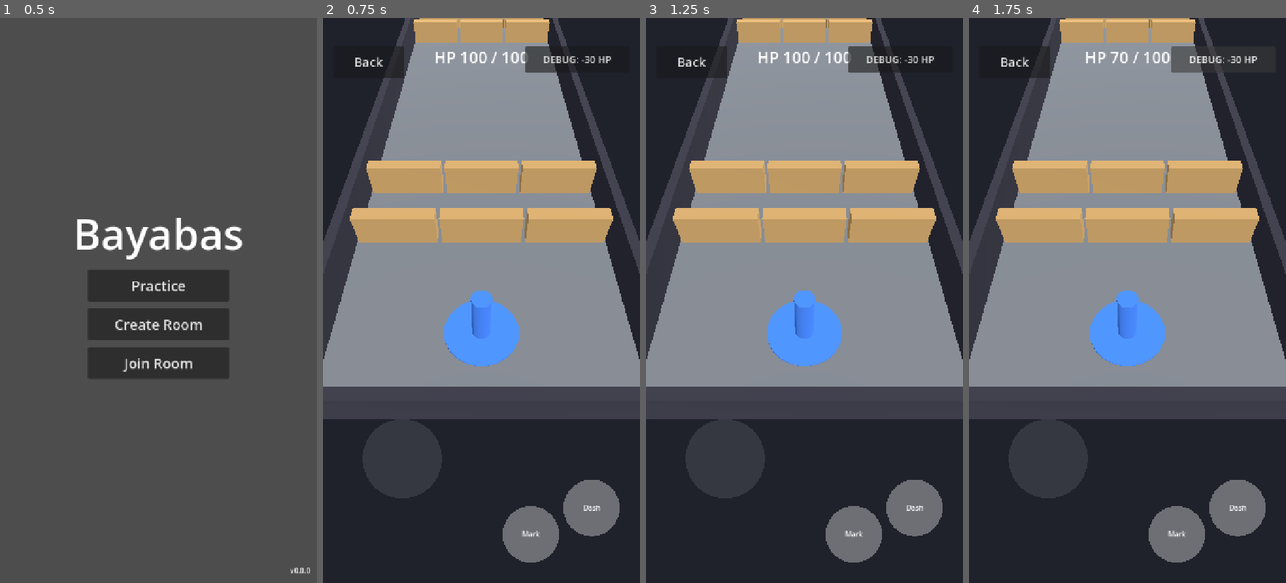
Above: before the commit, frames 1-4 (left to right).
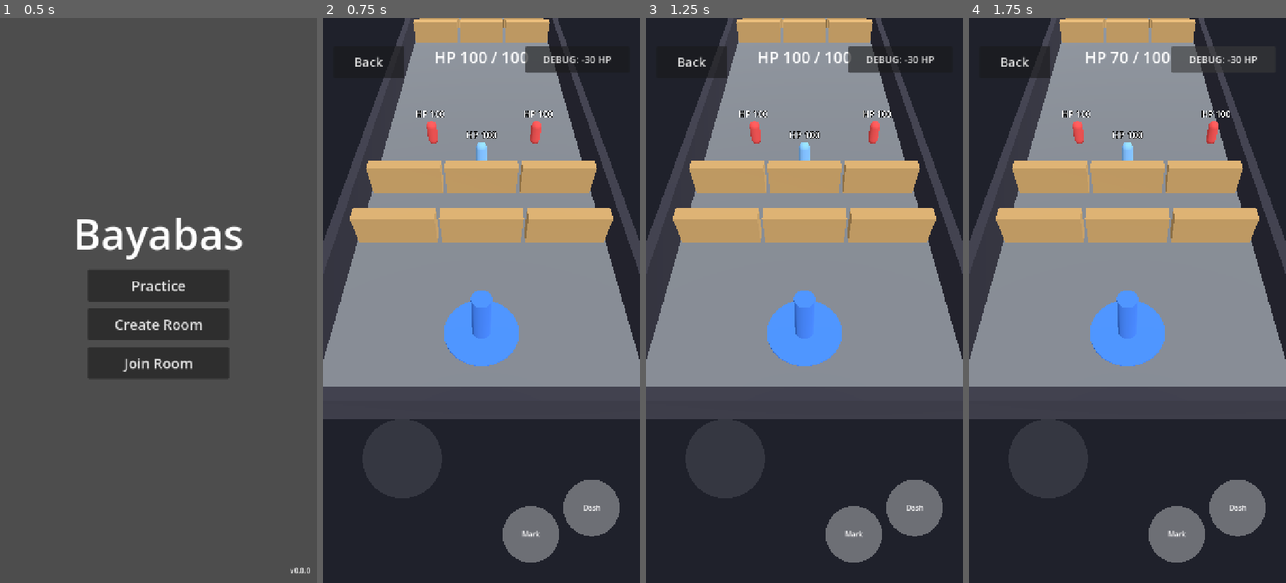
Above: after the commit, the same moments.

Repository: earl-gh/bayabas
Game: Godot game, scene res://scenes/ui/title_screen.tscn
The game is run twice, just before and just after one commit, with the same random seed, the same clock (stepped at 60 frames per second) and the same inputs.
Inputs:
- Up to frame 1 (0.5 s): no input
- Up to frame 2 (0.75 s): click "Practice" at 0.5 s
- Up to frame 3 (1.25 s): no input
- Up to frame 4 (1.75 s): click "DEBUG: -30 HP" at 1.25 s

Frame 1 is identical in both runs. In frame 2, 0.6% of the frame differs, in the area x 29-73%, y 16-26%; in frame 3, 0.6%; in frame 4, 0.6%.

Commit message:
feat(practice): dummies, ally dummy, gray HP HUD and locked skill buttons; docs for death delay and no basic attack
Co-Authored-By: Claude Sonnet 5.5 <noreply@anthropic.com>
Claude-Session: https://claude.ai/code/session_01Vpde5vHZTWw1h4wGUTJzwu

Diff:
--- a/scenes/match/practice.tscn
+++ b/scenes/match/practice.tscn
@@ -67,6 +67,19 @@
 horizontal_alignment = 1
 vertical_alignment = 1
 
+[node name="DelayLabel" type="Label" parent="Controls"]
+unique_name_in_owner = true
+visible = false
+anchors_preset = 10
+anchor_right = 1.0
+offset_top = 116.0
+offset_bottom = 232.0
+grow_horizontal = 2
+theme_override_font_sizes/font_size = 28
+text = "DOWN! Touch a teammate or
+your base post to get up"
+horizontal_alignment = 1
+
 [node name="DashButton" type="Control" parent="Controls"]
 unique_name_in_owner = true
 layout_mode = 3
--- a/scripts/ui/touch_button.gd
+++ b/scripts/ui/touch_button.gd
@@ -22,6 +22,9 @@
 ## 1.0 = just used, 0.0 = ready.
 var cooldown_fraction: float = 0.0
 
+## While locked (e.g. skills off in the death delay) the button is dimmed and ignores presses.
+var locked: bool = false
+
 var _pointer: int = NO_POINTER
 
 
@@ -40,11 +43,17 @@
 		queue_redraw()
 
 
+func set_locked(value: bool) -> void:
+	if value != locked:
+		locked = value
+		queue_redraw()
+
+
 func _input(event: InputEvent) -> void:
 	if event is InputEventScreenTouch:
 		var touch: InputEventScreenTouch = event as InputEventScreenTouch
 		if touch.pressed:
-			if _pointer == NO_POINTER and _hit(touch.position):
+			if _pointer == NO_POINTER and not locked and _hit(touch.position):
 				_pointer = touch.index
 				pressed.emit()
 		elif touch.index == _pointer:
@@ -54,7 +63,7 @@
 		if click.device == InputEvent.DEVICE_ID_EMULATION or click.button_index != MOUSE_BUTTON_LEFT:
 			return
 		if click.pressed:
-			if _pointer == NO_POINTER and _hit(click.position):
+			if _pointer == NO_POINTER and not locked and _hit(click.position):
 				_pointer = MOUSE_POINTER
 				pressed.emit()
 		elif _pointer == MOUSE_POINTER:
@@ -65,6 +74,8 @@
 	var center: Vector2 = size / 2.0
 	var radius: float = minf(size.x, size.y) / 2.0
 	draw_circle(center, radius, READY_COLOR)
+	if locked:
+		draw_circle(center, radius, COOLDOWN_COLOR)
 	if cooldown_fraction > 0.0:
 		draw_circle(center, radius, COOLDOWN_COLOR)
 		draw_arc(center, radius - ARC_WIDTH, -PI / 2.0, -PI / 2.0 + TAU * cooldown_fraction, ARC_POINTS, ARC_COLOR, ARC_WIDTH)
--- a/scripts/view/practice_match.gd
+++ b/scripts/view/practice_match.gd
@@ -5,10 +5,19 @@
 
 const LOCAL_ID: int = 1
 const LOCAL_TEAM: int = 0
+const ENEMY_STAND_ID: int = 2
+const ENEMY_PATROL_ID: int = 3
+const ALLY_ID: int = 4
 const MAX_STEPS_PER_FRAME: int = 8
 const PLAYER_HEIGHT: float = 1.8
+const TAG_HEIGHT: float = 2.4
+const TAG_PIXEL_SIZE: float = 0.012
+const TAG_FONT_SIZE: int = 56
 ## Practice-only: the debug button stands in for enemy damage until weapons exist.
 const DEBUG_DAMAGE: int = 30
+const ALLY_COLOR: Color = Color(0.5, 0.75, 1.0)
+const DELAY_COLOR: Color = Color(0.62, 0.62, 0.66)
+const HP_TEXT_COLOR: Color = Color(1.0, 1.0, 1.0)
 
 @export var rules: GameRules
 @export var layout: MapLayout
@@ -18,13 +27,17 @@
 var _accumulator: float = 0.0
 var _stick: Vector2 = Vector2.ZERO
 var _pending_buttons: int = 0
-var _player_view: MeshInstance3D
+var _views: Dictionary[int, MeshInstance3D] = {}
+var _materials: Dictionary[int, StandardMaterial3D] = {}
+var _base_colors: Dictionary[int, Color] = {}
+var _tags: Dictionary[int, Label3D] = {}
 
 @onready var _camera: FollowCamera = %FollowCamera
 @onready var _joystick: VirtualJoystick = %Joystick
 @onready var _actors: Node3D = %Actors
 @onready var _hp_label: Label = %HpLabel
 @onready var _respawn_label: Label = %RespawnLabel
+@onready var _delay_label: Label = %DelayLabel
 @onready var _dash_button: TouchButton = %DashButton
 @onready var _bookmark_button: TouchButton = %BookmarkButton
 @onready var _hurt_button: Button = %HurtButton
@@ -33,8 +46,14 @@
 func _ready() -> void:
 	sim = MatchSim.new(rules, layout, Time.get_ticks_usec())
 	sim.add_player(LOCAL_ID, LOCAL_TEAM)
-	_player_view = _make_player_view()
-	_actors.add_child(_player_view)
+	sim.add_dummy(ENEMY_STAND_ID, 1, Vector2(rules.dummy_stand_x, rules.dummy_z), DummyBrain.standing())
+	var patrol: DummyBrain = DummyBrain.patrolling(
+		rules.dummy_patrol_x, rules.dummy_patrol_range, rules.dummy_patrol_speed_scale
+	)
+	sim.add_dummy(ENEMY_PATROL_ID, 1, Vector2(rules.dummy_patrol_x, rules.dummy_z), patrol)
+	sim.add_dummy(ALLY_ID, LOCAL_TEAM, Vector2(rules.dummy_ally_x, rules.dummy_ally_z), DummyBrain.standing())
+	for id: int in sim.players:
+		_make_actor_view(sim.players[id])
 	_joystick.changed.connect(set_stick)
 	_dash_button.pressed.connect(press_skill.bind(PlayerInput.BTN_DASH))
 	_bookmark_button.pressed.connect(press_skill.bind(PlayerInput.BTN_BOOKMARK))
@@ -85,24 +104,62 @@
 
 
 func _sync_views() -> void:
+	for id: int in sim.players:
+		_sync_actor(sim.players[id])
 	var player: PlayerState = sim.players[LOCAL_ID]
-	_player_view.position = Vector3(player.position.x, PLAYER_HEIGHT / 2.0, player.position.y)
-	_player_view.visible = player.alive
-	_hp_label.text = "HP %d / %d" % [player.hp, rules.player_max_hp]
-	_respawn_label.visible = not player.alive
-	_respawn_label.text = "Respawning in %d" % ceili(player.respawn_time_left)
-	_dash_button.set_cooldown(player.dash_cooldown_left, rules.dash_cooldown)
-	_bookmark_button.set_cooldown(player.bookmark_cooldown_left, rules.bookmark_cooldown)
+	_sync_hud(player)
 	_camera.follow(player.position, player.team != 0)
 
 
-func _make_player_view() -> MeshInstance3D:
+func _sync_actor(state: PlayerState) -> void:
+	var view: MeshInstance3D = _views[state.id]
+	view.position = Vector3(state.position.x, PLAYER_HEIGHT / 2.0, state.position.y)
+	view.visible = state.alive
+	_materials[state.id].albedo_color = DELAY_COLOR if state.death_delay else _base_colors[state.id]
+	if state.id != LOCAL_ID:
+		var tag: Label3D = _tags[state.id]
+		tag.text = "GRAY %d" % ceili(state.gray_hp) if state.death_delay else "HP %d" % state.hp
+
+
+func _sync_hud(player: PlayerState) -> void:
+	if player.death_delay:
+		_hp_label.text = "HP 0   GRAY %d" % ceili(player.gray_hp)
+		_hp_label.add_theme_color_override("font_color", DELAY_COLOR)
+	else:
+		_hp_label.text = "HP %d / %d" % [player.hp, rules.player_max_hp]
+		_hp_label.add_theme_color_override("font_color", HP_TEXT_COLOR)
+	_delay_label.visible = player.death_delay
+	_respawn_label.visible = not player.alive
+	_respawn_label.text = "Respawning in %d" % ceili(player.respawn_time_left)
+	_dash_button.set_locked(player.death_delay)
+	_bookmark_button.set_locked(player.death_delay)
+	_dash_button.set_cooldown(player.dash_cooldown_left, rules.dash_cooldown)
+	_bookmark_button.set_cooldown(player.bookmark_cooldown_left, rules.bookmark_cooldown)
+
+
+func _make_actor_view(state: PlayerState) -> void:
+	var color: Color = GreyboxMap.ENEMY_COLOR
+	if state.id == LOCAL_ID:
+		color = GreyboxMap.OWN_COLOR
+	elif state.team == LOCAL_TEAM:
+		color = ALLY_COLOR
 	var mesh: CapsuleMesh = CapsuleMesh.new()
 	mesh.radius = rules.player_radius
 	mesh.height = PLAYER_HEIGHT
 	var material: StandardMaterial3D = StandardMaterial3D.new()
-	material.albedo_color = GreyboxMap.OWN_COLOR
+	material.albedo_color = color
 	mesh.material = material
 	var view: MeshInstance3D = MeshInstance3D.new()
 	view.mesh = mesh
-	return view
+	_actors.add_child(view)
+	_views[state.id] = view
+	_materials[state.id] = material
+	_base_colors[state.id] = color
+	if state.id != LOCAL_ID:
+		var tag: Label3D = Label3D.new()
+		tag.billboard = BaseMaterial3D.BILLBOARD_ENABLED
+		tag.pixel_size = TAG_PIXEL_SIZE
+		tag.font_size = TAG_FONT_SIZE
+		tag.position = Vector3(0.0, TAG_HEIGHT - PLAYER_HEIGHT / 2.0, 0.0)
+		view.add_child(tag)
+		_tags[state.id] = tag
--- a/tests/unit/test_practice_match.gd
+++ b/tests/unit/test_practice_match.gd
@@ -64,12 +64,59 @@
 	assert_eq(label.text, "HP 70 / 100")
 
 
-func test_death_hides_the_player_and_shows_the_respawn_timer_then_recovers() -> void:
+func test_zero_hp_starts_the_death_delay_with_gray_hp_and_locked_skills() -> void:
+	var practice: PracticeMatch = _practice()
+	practice.sim.players[PracticeMatch.LOCAL_ID].position = Vector2(0.0, 0.0)
+	practice.hurt_local(100)
+	assert_eq((practice.get_node("%HpLabel") as Label).text, "HP 0   GRAY 50")
+	assert_true((practice.get_node("%DelayLabel") as Label).visible)
+	assert_false((practice.get_node("%RespawnLabel") as Label).visible)
+	assert_true((practice.get_node("%Actors").get_child(0) as Node3D).visible, "still on their feet")
+	assert_true((practice.get_node("%DashButton") as TouchButton).locked)
+	assert_true((practice.get_node("%BookmarkButton") as TouchButton).locked)
+
+
+func test_skill_presses_do_nothing_in_the_death_delay() -> void:
+	var practice: PracticeMatch = _practice()
+	var player: PlayerState = practice.sim.players[PracticeMatch.LOCAL_ID]
+	player.position = Vector2(0.0, 0.0)
+	practice.hurt_local(100)
+	practice.press_skill(PlayerInput.BTN_DASH)
+	practice.press_skill(PlayerInput.BTN_BOOKMARK)
+	practice.advance(DT)
+	assert_eq(player.dash_time_left, 0.0)
+	assert_false(player.mark_active)
+	assert_true(player.death_delay)
+
+
+func test_touching_the_base_post_gets_you_up_again() -> void:
+	var practice: PracticeMatch = _practice()
+	# the local player spawns at their own base post
+	practice.hurt_local(100)
+	practice.advance(DT)
+	assert_eq((practice.get_node("%HpLabel") as Label).text, "HP 50 / 100")
+	assert_false((practice.get_node("%DelayLabel") as Label).visible)
+	assert_false((practice.get_node("%DashButton") as TouchButton).locked)
+
+
+func test_touching_the_ally_dummy_gets_you_up_again() -> void:
+	var practice: PracticeMatch = _practice()
+	var player: PlayerState = practice.sim.players[PracticeMatch.LOCAL_ID]
+	var ally: PlayerState = practice.sim.players[PracticeMatch.ALLY_ID]
+	player.position = ally.position + Vector2(0.5, 0.0)
+	practice.hurt_local(100)
+	practice.advance(DT)
+	assert_false(player.death_delay)
+	assert_eq(player.hp, 50)
+
+
+func test_real_death_hides_the_player_and_shows_the_respawn_timer_then_recovers() -> void:
 	var practice: PracticeMatch = _practice()
 	var capsule: Node3D = practice.get_node("%Actors").get_child(0) as Node3D
 	var respawn: Label = practice.get_node("%RespawnLabel") as Label
 	assert_false(respawn.visible)
-	practice.hurt_local(100)
+	practice.sim.kill(PracticeMatch.LOCAL_ID)
+	practice.advance(0.0)
 	assert_false(capsule.visible)
 	assert_true(respawn.visible)
 	assert_eq(respawn.text, "Respawning in 10")
@@ -78,6 +125,24 @@
 	assert_true(capsule.visible)
 	assert_false(respawn.visible)
 	assert_eq((practice.get_node("%HpLabel") as Label).text, "HP 100 / 100")
+
+
+func test_practice_has_two_enemy_dummies_and_one_ally() -> void:
+	var practice: PracticeMatch = _practice()
+	assert_eq(practice.sim.players.size(), 4)
+	var stand: PlayerState = practice.sim.players[PracticeMatch.ENEMY_STAND_ID]
+	var patrol: PlayerState = practice.sim.players[PracticeMatch.ENEMY_PATROL_ID]
+	var ally: PlayerState = practice.sim.players[PracticeMatch.ALLY_ID]
+	assert_eq(stand.team, 1)
+	assert_eq(patrol.team, 1)
+	assert_eq(ally.team, 0)
+	var stand_start: Vector2 = stand.position
+	var patrol_start: Vector2 = patrol.position
+	for i: int in 45:
+		practice.advance(DT)
+	assert_eq(stand.position, stand_start, "one enemy stands still")
+	assert_ne(patrol.position.x, patrol_start.x, "the other walks")
+	assert_eq(ally.position, Vector2(0.0, 11.0))
 
 
 func test_dash_button_starts_a_dash_and_shows_its_cooldown() -> void:
Not shown, changed: docs/GDD.md
Not shown, changed: docs/HANDOFF.md
Not shown, changed: docs/PROJECT.md
